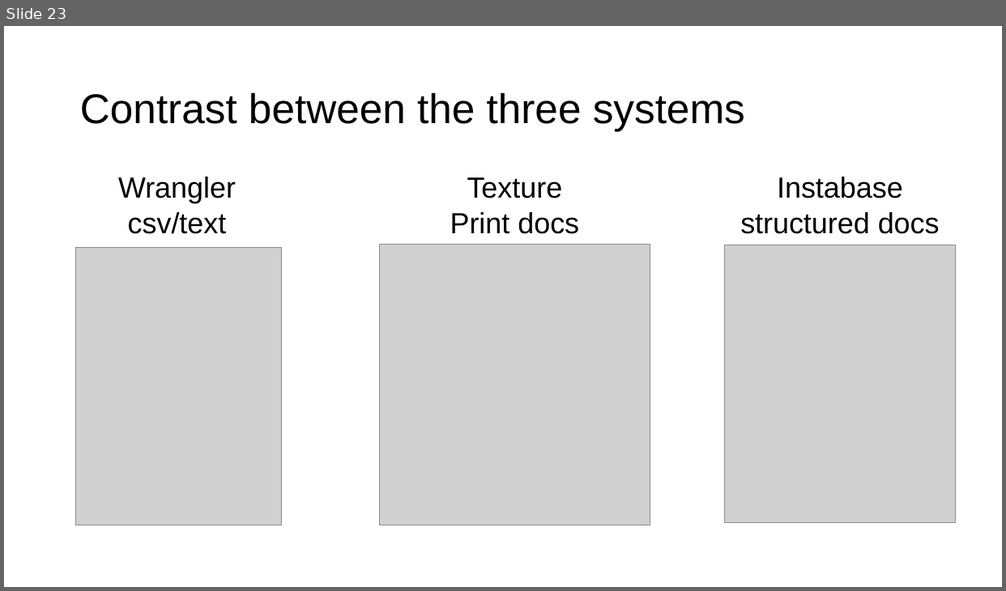
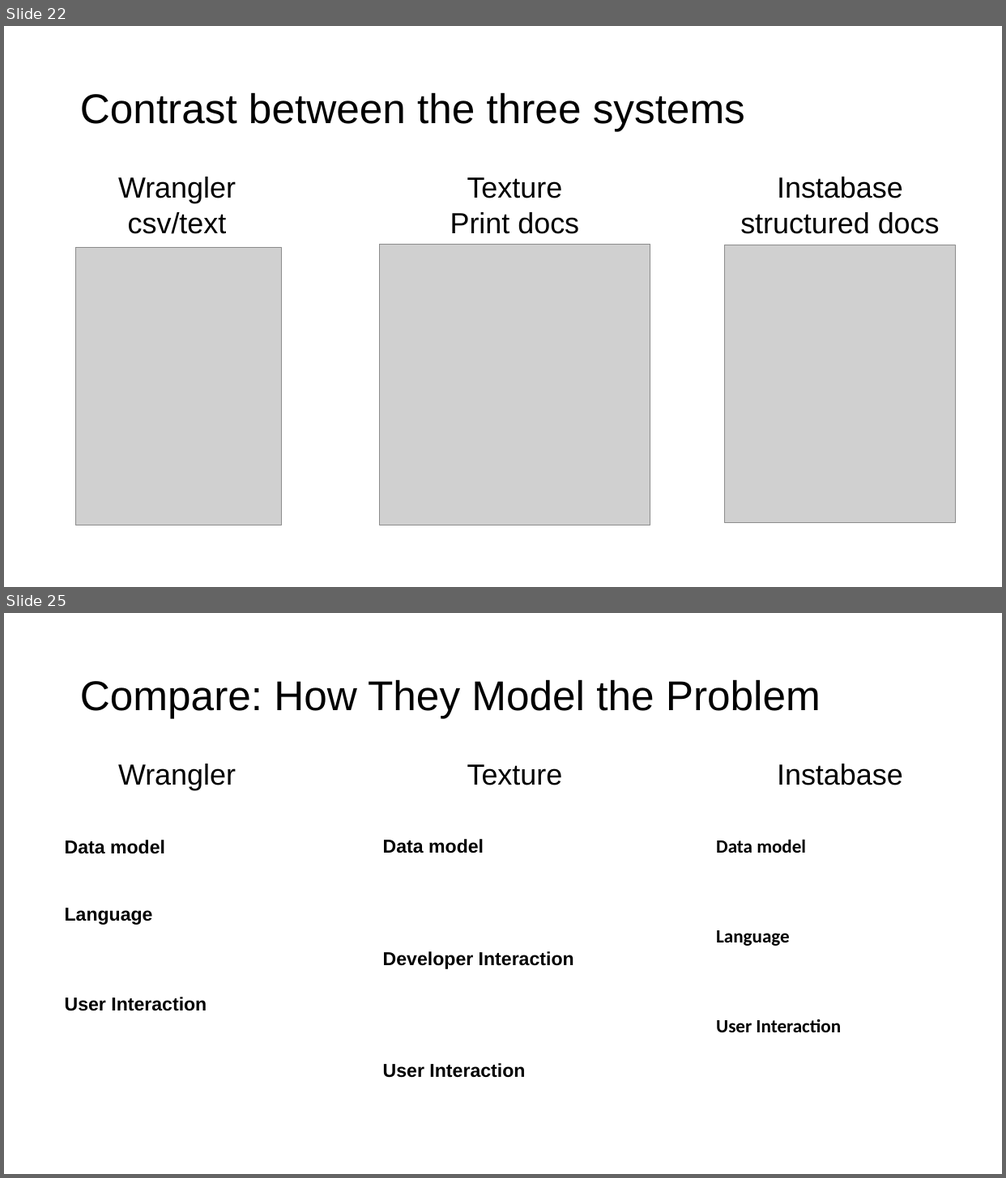
Before and after one commit to columbiaviz/columbiaviz.github.io, a slide deck: 2020s_w6998/lecs/11_text.pptx. Shown one above the other, each under a label of ours: slide 23 before the commit, slides 22 and 25 after it; the slides between them are not shown. The pictures are 1006x591 and 1006x1178 pixels, drawn with LibreOffice and Linux fonts; fonts in the diff are those of the drawing; grey boxes stand for pictures. Boxes give left, top, right and bottom in pixels: in the first picture for what was removed or moved away, otherwise in the second. Text is boxed around its words. In the diff, an @@ line names an element or a change of style, - is before the commit and + after.

```diff
--- a/2020s_w6998/lecs/11_text.pptx
+++ b/2020s_w6998/lecs/11_text.pptx
@@ slide 25 added at [4, 613, 1002, 1174], background #FFFFFF @@
@@ title added at [80, 679, 820, 718], 40 pt, text #000000 @@
+Compare: How They Model the Problem
@@ text added at [118, 764, 236, 790], 28 pt, text #000000 @@
+Wrangler
@@ text added at [467, 764, 563, 786], 28 pt, text #000000 @@
+Texture
@@ text added at [777, 764, 903, 786], 28 pt, text #000000 @@
+Instabase
@@ text added at [65, 840, 206, 1012], 18 pt, text #000000, bold @@
+Data model
+Language
+User Interaction
@@ text added at [383, 839, 574, 1078], 18 pt, text #000000, bold @@
+Data model
+Developer Interaction
+User Interaction
@@ text added at [716, 839, 841, 1033], 18 pt, text #000000, bold @@
+Data model
+Language
+User Interaction
@@ what was slide 23 is now slide 22 @@
```
Also in this commit, not shown: 2 slides changed, 6 other slides added, 3 slides removed.
